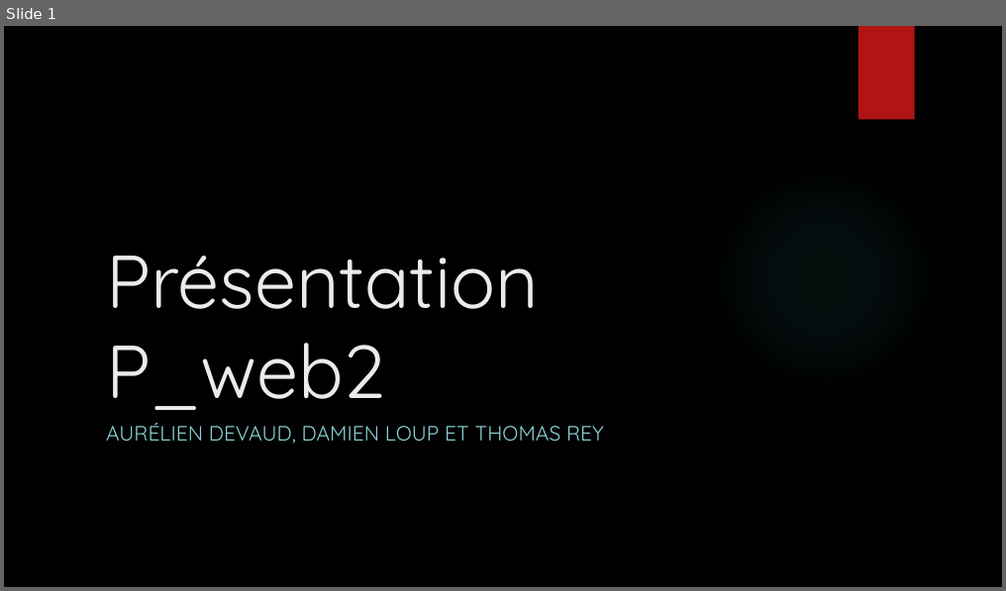
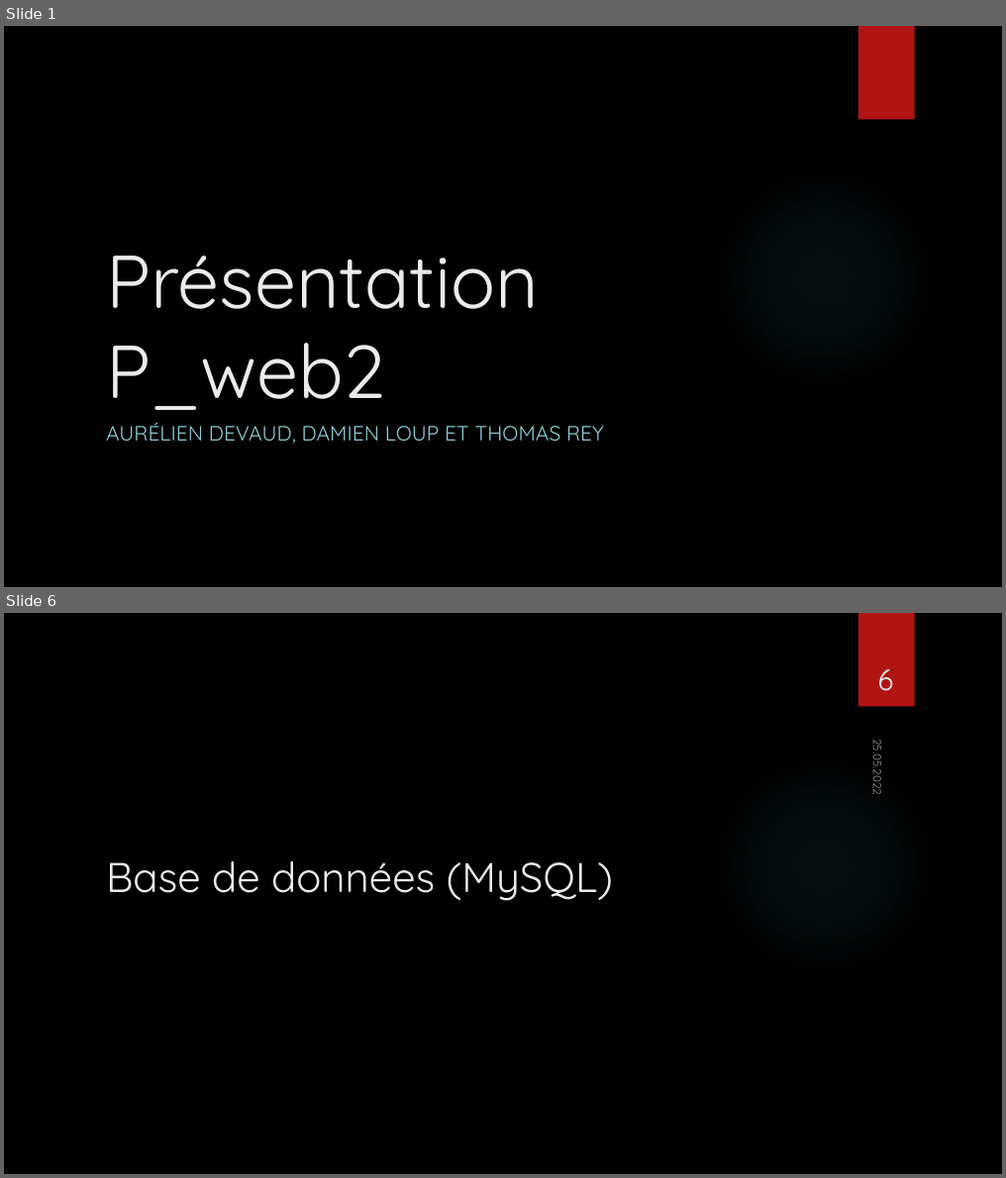
Before and after one commit to dam277/P_Web_2, a slide deck: 01-Documents/PowerPoint/P-P_Web_2-AurélienDamienThomas-Présentation.pptx. Shown one above the other, each under a label of ours: slide 1 before the commit, slides 1 and 6 after it; the slides between them are not shown. The pictures are 1006x591 and 1006x1178 pixels, drawn with LibreOffice and Linux fonts; fonts in the diff are those of the drawing; background and template pictures are left out. Boxes give left, top, right and bottom in pixels: in the first picture for what was removed or moved away, otherwise in the second. Text is boxed around its words. In the diff, an @@ line names an element or a change of style, - is before the commit and + after.

```diff
--- a/01-Documents/PowerPoint/P-P_Web_2-AurélienDamienThomas-Présentation.pptx
+++ b/01-Documents/PowerPoint/P-P_Web_2-AurélienDamienThomas-Présentation.pptx
@@ slide 6 added at <box>4,613,1002,1174</box>, background picture (left out); not listed: 2 template elements that a slide beside it also shows @@
@@ page number added at <box>878,669,894,691</box>, 28 pt, text #FFFFFF @@
+6
@@ text added at <box>869,744,886,794</box>, 11 pt, text #FFFFFF at 60% opacity @@
+25.05.2022
@@ title added at <box>106,861,613,901</box>, 40 pt, text #EBEBEB @@
+Base de données (MySQL)
```
Also in this commit, not shown: 17 slides changed, 2 other slides added.
